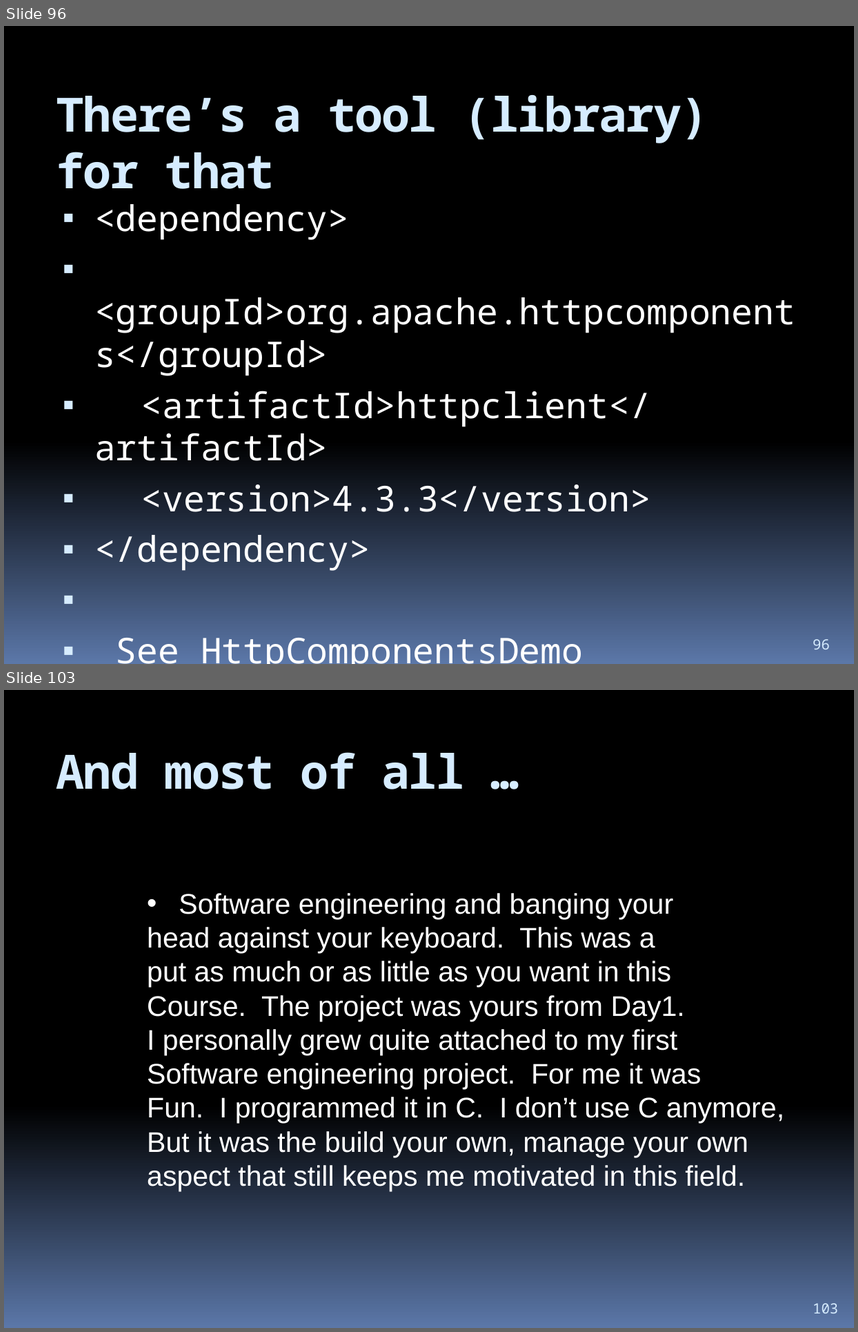
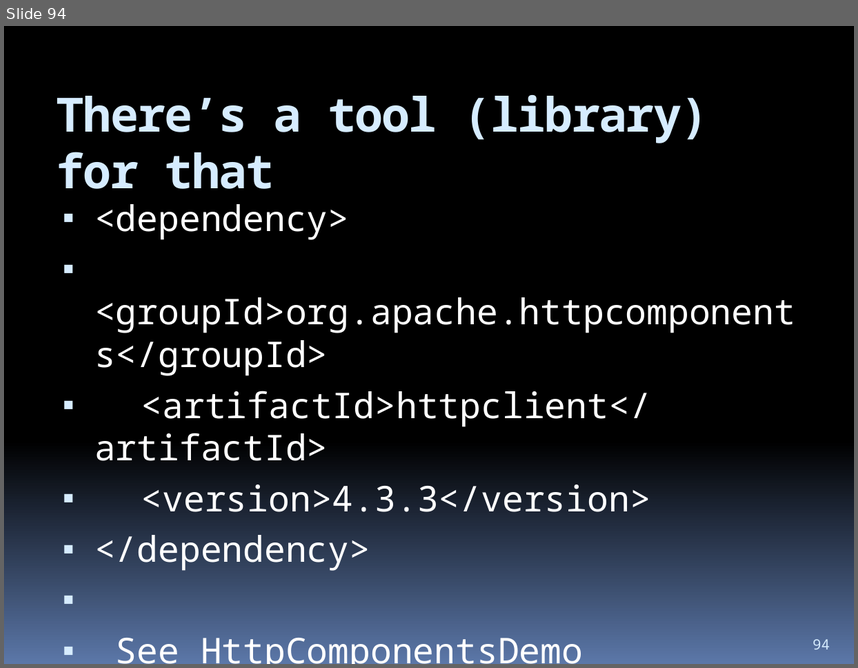
Before and after one commit to hchan/comp2613, a slide deck: coursePresentation.pptx. Shown one above the other, each under a label of ours: slides 96 and 103 before the commit, slide 94 after it; the slides between them are not shown. The pictures are 858x1332 and 858x668 pixels, drawn with LibreOffice and Linux fonts; fonts in the diff are those of the drawing. Boxes give left, top, right and bottom in pixels: in the first picture for what was removed or moved away, otherwise in the second. Text is boxed around its words. In the diff, an @@ line names an element or a change of style, - is before the commit and + after.

```diff
--- a/coursePresentation.pptx
+++ b/coursePresentation.pptx
@@ slide 103 removed at box(4, 690, 854, 1328), background gradient #000000 to #5B77A8 @@
@@ title removed at box(56, 752, 465, 789) @@
-And most of all …
@@ text removed at box(147, 893, 784, 1191) @@
-• Software engineering and banging your
-head against your keyboard. This was a
-put as much or as little as you want in this
-Course. The project was yours from Day1.
-I personally grew quite attached to my first
-Software engineering project. For me it was
-Fun. I programmed it in C. I don’t use C anymore,
-But it was the build your own, manage your own
-aspect that still keeps me motivated in this field.
@@ page number removed at box(813, 1303, 838, 1313) @@
-103
@@ what was slide 96 is now slide 94 @@
@@ page number at box(813, 639, 830, 649): text changed @@
-96
+94
```
Also in this commit, not shown: 2 slides changed, 2 slides added, 6 other slides removed, 3 other files.
